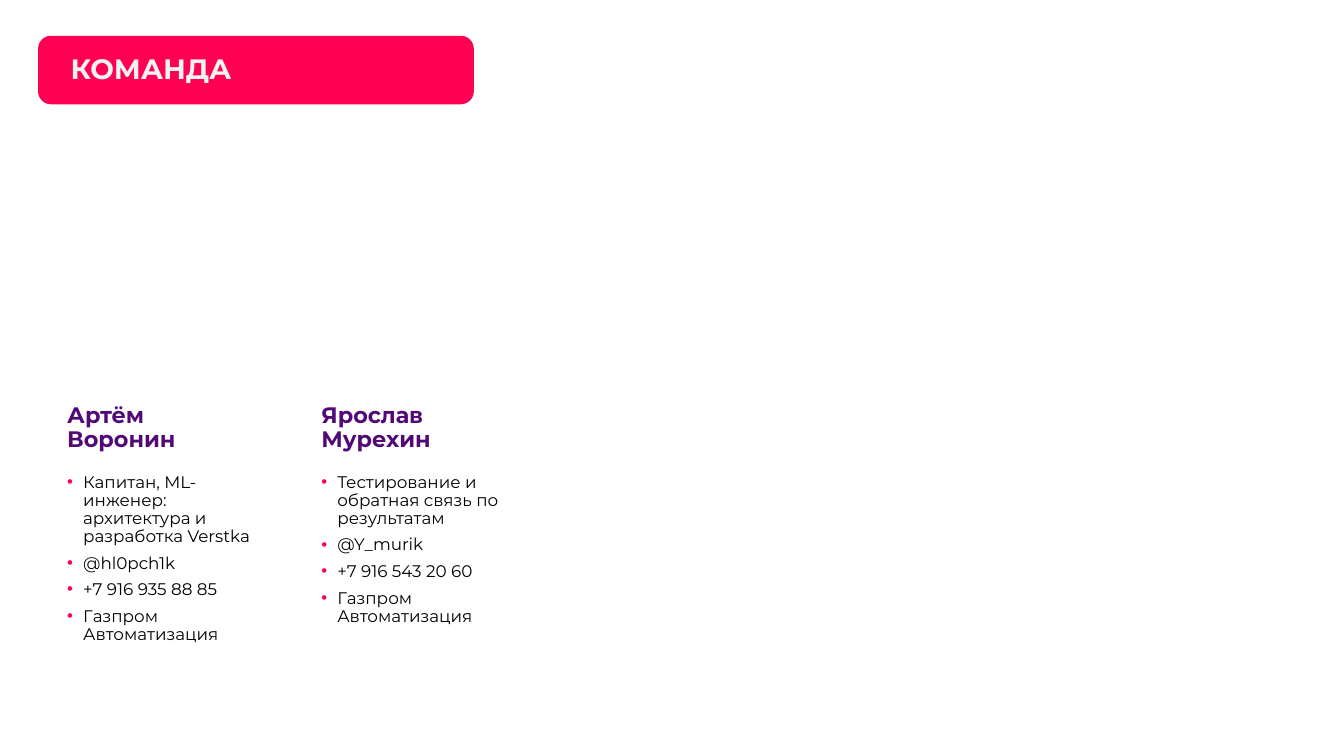
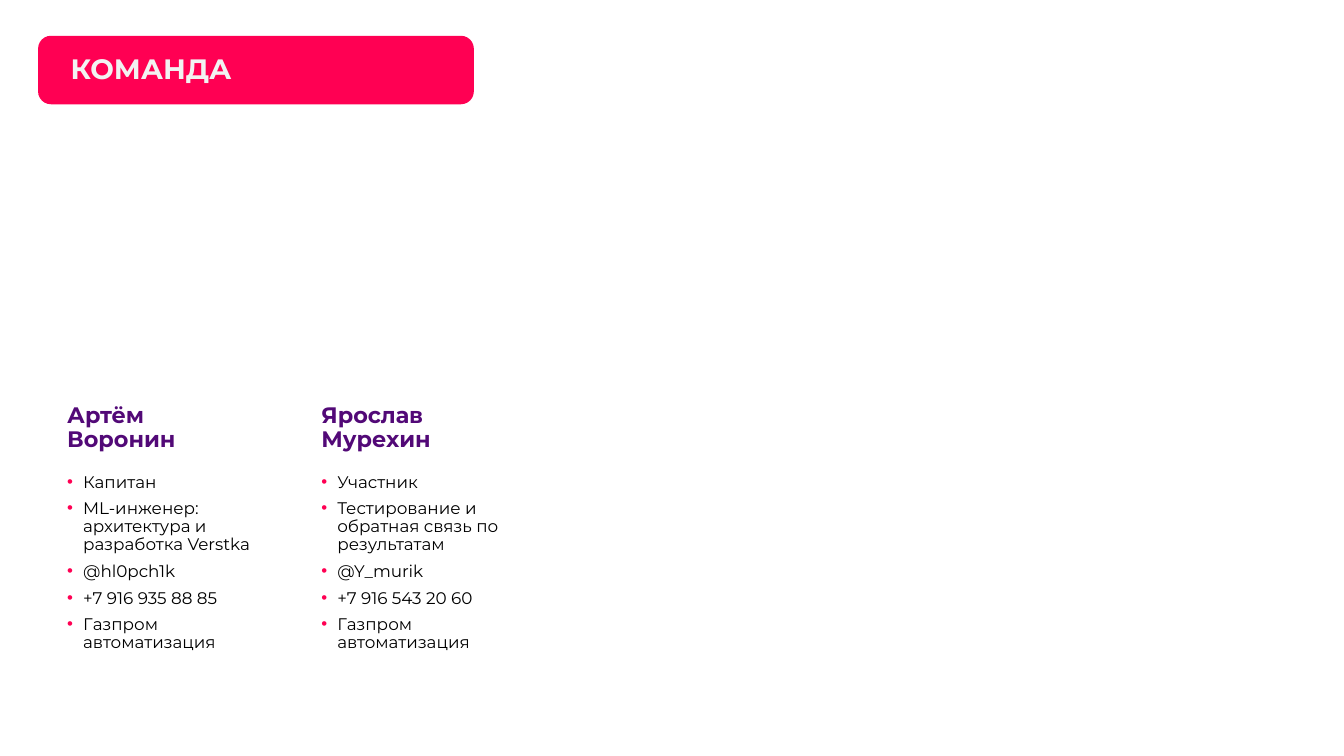
Before and after one commit to hl0pch1k/verstka, a slide deck: slide 3 of docs/presentation/verstka-pitch.pptx. Drawn at 1344x756 pixels with LibreOffice and Linux fonts; fonts in the diff are those of the drawing; background and template pictures are left out. Boxes give left, top, right and bottom in pixels: in the first picture for what was removed or moved away, otherwise in the second. Text is boxed around its words. In the diff, an @@ line names an element or a change of style, - is before the commit and + after.

Commit message:
Презентация проекта после проверки вёрстки; видео открывается в браузере
- презентация: текст без автоуменьшения на обязательных слайдах, в макетах браузера — адрес сервиса, заголовок архитектуры на плашке, неразрывные числа, «Газпром автоматизация»
- поле «Прототип» и README: ссылка jsDelivr на тот же файл видео — GitHub показывает файлы такого размера только кнопкой «View raw»

```diff
--- a/docs/presentation/verstka-pitch.pptx
+++ b/docs/presentation/verstka-pitch.pptx
@@ text at (83,476,250,554): text changed @@
-• Капитан, ML-инженер: архитектура и разработка Verstka
+• Капитан
+• ML-инженер: архитектура и разработка Verstka
@@ text at (337,476,418,488): paragraph added @@
+• Участник
@@ text at (83,618,215,650): text changed @@
-• Газпром Автоматизация
+• Газпром автоматизация
@@ text at (337,618,469,650): text changed @@
-• Газпром Автоматизация
+• Газпром автоматизация
```
Also in this commit, not shown: 12 other slides changed, 3 other files.
